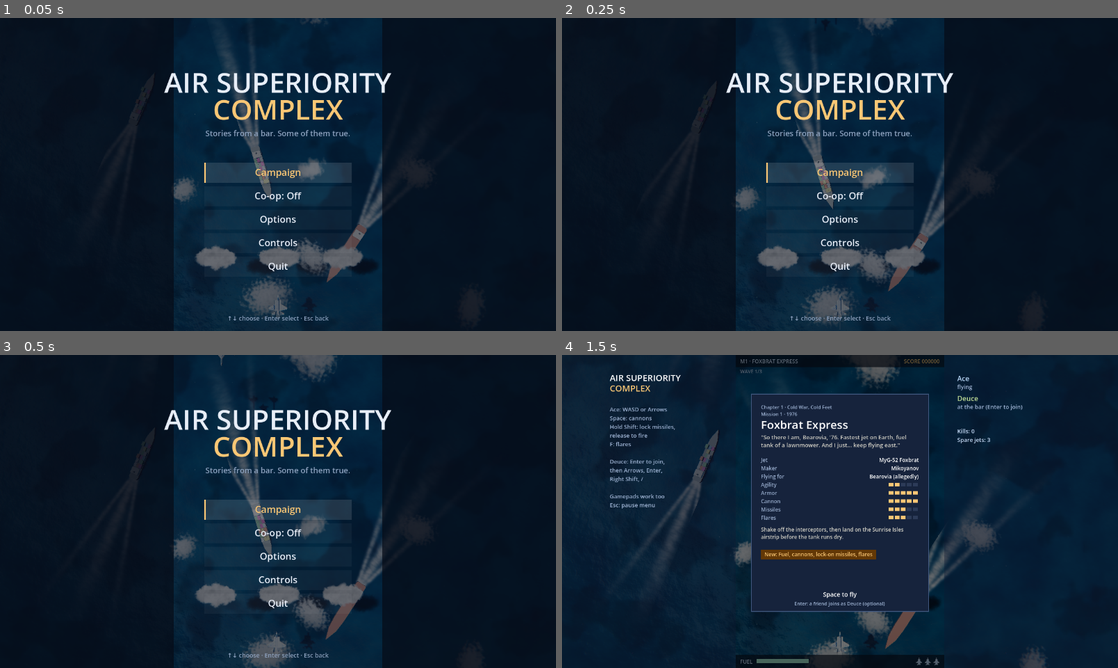
Above: before the commit, frames 1-4 (two rows, left to right).
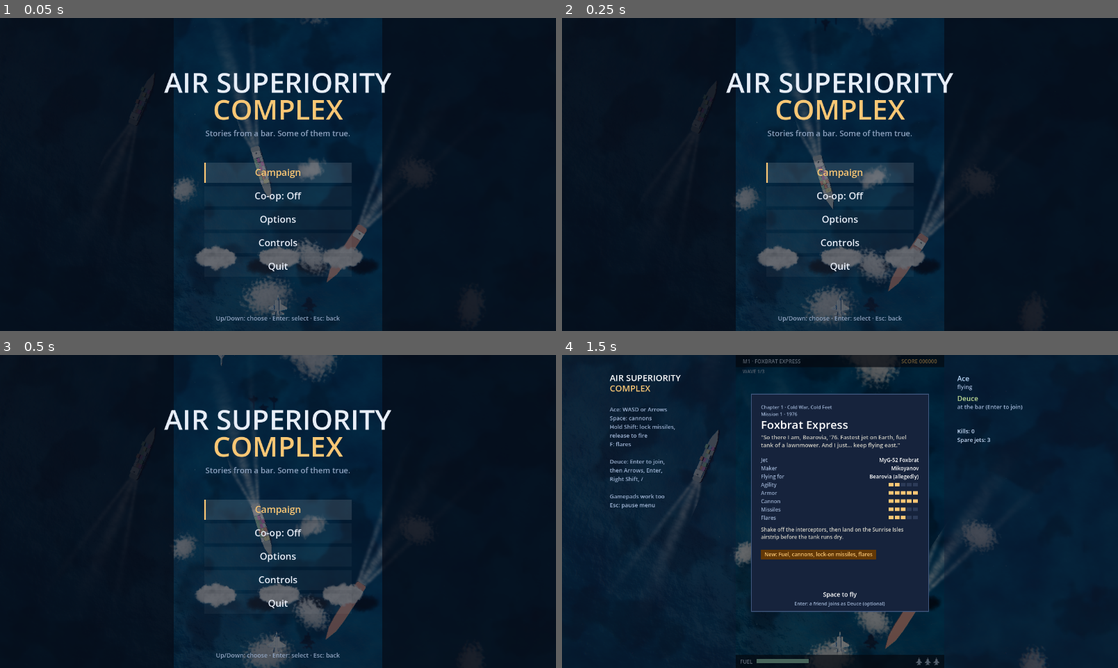
Above: after the commit, the same moments.

Repository: ahab94/air-superiority-complex
Game: Godot game, scene res://scenes/main.tscn
Two runs of this game, one before a commit and one after it. Both use one fixed random seed, a clock stepped at 60 frames per second and the inputs below.
Inputs (mouse positions are in pixels of both pictures, inside the frame that each line leads up to):
- Up to frame 1 (0.05 s): no input
- Up to frame 2 (0.25 s): no input
- Up to frame 3 (0.5 s): no input
- Up to frame 4 (1.5 s): tap Enter (p2_fire) at 0.5 s; move the mouse to (962, 495) at 0.52 s; hold D (p1_right) 0.53-1.25 s; tap Space (p1_fire) at 0.6 s; click (962, 495) at 0.67 s; tap R (retry) at 1.25 s; drag from (728, 527) to (812, 574) at 1.27 s

The runs differ from the first frame. In frame 1, 0.5% of the frame differs, in the area x 38-69%, y 21-98%; in frame 2, 0.5%, in the area x 38-69%, y 23-98%; in frame 3, 0.5%; in frame 4, 0.3%.

Commit message:
Touch controls, smoother ground, web polish, video tools
- On-screen controls for touch screens (stick, fire, missile, flare, pause)
- Ground objects, ships, clouds and trails move exactly with the terrain;
  anti-aliased thin terrain lines; no terrain self-shadow; no film grain
- Web: brighter Compatibility renderer, lighter shadows; fixed menu glyphs
- Clear leftover effects between missions; ship colours; softer wakes
- --reckless and --log-events for recording; tools/video pipeline

Co-Authored-By: Claude Opus 5.5 <noreply@anthropic.com>

Diff:
--- a/scripts/autopilot.gd
+++ b/scripts/autopilot.gd
@@ -16,6 +16,9 @@
 
 var _last_x := [-1.0, -1.0]
 var _holding := [false, false]   # holding the missile button to build locks
+## For trailer gags: fly without dodging, shooting or flares, and steer the
+## parachute to the wrong side.
+var reckless := false
 
 
 func decide(sim, i: int) -> Dictionary:
@@ -25,7 +28,10 @@
 		_holding[i] = false
 		if p.has_chute and sim.level.get("tea", false):
 			# Steer the parachute home (and away from the tea).
-			var home_x: float = Sim.W * (0.25 if String(sim.level.get("home", "left")) == "left" else 0.75)
+			var home_left: bool = String(sim.level.get("home", "left")) == "left"
+			if reckless:
+				home_left = not home_left
+			var home_x: float = Sim.W * (0.25 if home_left else 0.75)
 			out.move = Vector2(clampf((home_x - Vector2(p.chute).x) / 20.0, -1.0, 1.0), 0)
 		return out
 	var pos: Vector2 = p.pos
@@ -64,7 +70,7 @@
 			cost += 0.25 * absf(x - _last_x[i])   # don't dither between two spots
 		if mate_on:
 			cost += maxf(0.0, 40.0 - absf(x - mate_pos.x)) * 3.0
-		var hit := _first_hit(sim, pos, Vector2(x, goal_y), jet)
+		var hit := -1 if reckless else _first_hit(sim, pos, Vector2(x, goal_y), jet)
 		if hit >= 0:
 			cost += 10000.0 + (HORIZON - hit) * 100.0
 		if cost < best_cost:
@@ -93,10 +99,10 @@
 	# Afterburner jets run from missiles, but not into an overheat.
 	if float(jet.boost) > 0.0 and closest < 300.0 and float(p.heat) < 0.85 and float(p.overheat) <= 0.0:
 		out.move.y = -1.0
-	if closest < 200.0 and float(p.flare_cd) <= 0.0:
+	if closest < 200.0 and float(p.flare_cd) <= 0.0 and not reckless:
 		out.flare = true
 
-	if sim.phase == "fight" and armed:
+	if sim.phase == "fight" and armed and not reckless:
 		if float(jet.gun) > 0.0 and sim.level.get("player_guns", true) and not sim.cloud_between(pos.x, pos.y - 20.0, 0.0):
 			for e in sim.enemies:
 				if sim.engageable(e.pos) and absf(_lead(sim, pos, e).x - pos.x) < Vector2(e.half).x - 2.0:
--- a/scripts/fx3d.gd
+++ b/scripts/fx3d.gd
@@ -15,6 +15,16 @@
 var _flashes: Array = []     # [node, life left]
 var _puff: GradientTexture2D
 var _flash_mat: StandardMaterial3D
+
+
+## A new mission: drop every effect still playing from the last one (wrecks
+## still falling from the title-screen demo would otherwise streak by).
+func clear_all() -> void:
+	for c in get_children():
+		c.queue_free()
+	_wrecks.clear()
+	_drifters.clear()
+	_flashes.clear()
 
 
 func update(delta: float, airspeed: float, sea_speed: float) -> void:
--- a/scripts/game.gd
+++ b/scripts/game.gd
@@ -153,6 +153,7 @@
 	level_index = n
 	sim = Sim.new(Levels.LIST[n], start_players)
 	pilot = Autopilot.new()
+	pilot.reckless = opts.has("reckless")
 	view.reset(sim)
 	_scroll_prev = 0.0
 	_scroll_now = 0.0
@@ -425,7 +426,16 @@
 		"rearm": sound.play("lock_ok", -10.0)
 
 
+const LOGGED := ["kill", "player_hit", "player_damaged", "missile", "lock", "enemy_lock", "enemy_missile",
+	"emissile_hit", "flares", "decoyed", "flak", "photo", "overheat", "combo", "switch", "tea", "home",
+	"wave", "wave_clear", "approach", "rescue", "win", "lose", "roe"]
+
 func _consume_events() -> void:
+	if opts.has("log-events"):
+		# For video editing: game time (since launch) of each notable moment.
+		for e in sim.events:
+			if e.e in LOGGED:
+				print("EVENT %.2f %s %s" % [_t, e.e, str(e.get("boss", "")) if e.e == "kill" else ""])
 	for e in sim.events:
 		view.handle(e, sim)
 		_event_sound(e)
@@ -734,8 +744,8 @@
 func _draw_hud() -> void:
 	var lv: Dictionary = sim.level
 	draw_rect(Rect2(0, 0, Sim.W, 28), Color(Art.OUTER, 0.7))
-	_text(Vector2(10, 19), "M%d · %s" % [level_index + 1, String(lv.name).to_upper()], 12, Art.HUD_TEXT)
-	_text(Vector2(Sim.W - 210, 19), "SCORE %06d" % sim.score, 12, Art.GOLD, HORIZONTAL_ALIGNMENT_RIGHT, 200)
+	_text(Vector2(16, 19), "M%d · %s" % [level_index + 1, String(lv.name).to_upper()], 12, Art.HUD_TEXT)
+	_text(Vector2(Sim.W - 216, 19), "SCORE %06d" % sim.score, 12, Art.GOLD, HORIZONTAL_ALIGNMENT_RIGHT, 200)
 	draw_rect(Rect2(0, Sim.H - 30, Sim.W, 30), Color(Art.OUTER, 0.7))
 	if float(lv.get("fuel_rate", 0.0)) > 0.0:
 		_text(Vector2(10, Sim.H - 10), "FUEL", 12, Art.HUD_TEXT)
@@ -749,7 +759,7 @@
 		if frac < 0.35:
 			_text(Vector2(176, Sim.H - 10), "FUMES", 12, col)
 	else:
-		_text(Vector2(10, Sim.H - 10), String(sim.jet.name).to_upper(), 11, Color(Art.HUD_TEXT, 0.8))
+		_text(Vector2(16, Sim.H - 10), String(sim.jet.name).to_upper(), 11, Color(Art.HUD_TEXT, 0.8))
 	for k in sim.lives:
 		Art.jet(self, "foxbrat", Vector2(Sim.W - 18 - k * 20, Sim.H - 15), 0.0, Art.P_COLORS[0], 0.4)
 	# Objective line under the top bar.
@@ -765,7 +775,7 @@
 				obj = "LAND ON THE STRIP"
 			elif not lv.waves.is_empty():
 				obj = "WAVE %d/%d" % [sim.wave + 1, lv.waves.size()]
-	_text(Vector2(10, 42), obj, 11, Color(Art.HUD_TEXT, 0.9))
+	_text(Vector2(16, 42), obj, 11, Color(Art.HUD_TEXT, 0.9))
 	if lv.get("claims", false):
 		_text(Vector2(Sim.W - 290, 42), "KILLS %d · CLAIMED %d" % [sim.kills, sim.claims], 11, Art.GOLD, HORIZONTAL_ALIGNMENT_RIGHT, 280)
 	if lv.has("wind"):
--- a/scripts/menu.gd
+++ b/scripts/menu.gd
@@ -232,7 +232,7 @@
 	_str(Vector2(0, y + 62 * s), "COMPLEX", 64 * s, ACCENT, HORIZONTAL_ALIGNMENT_CENTER, vs.x)
 	_str(Vector2(0, y + 100 * s), "Stories from a bar. Some of them true.", 18 * s, DIM, HORIZONTAL_ALIGNMENT_CENTER, vs.x)
 	_menu_items(Vector2(cx - 170 * s, y + 160 * s), 340 * s, s)
-	_str(Vector2(0, vs.y - 24 * s), "↑↓ choose · Enter select · Esc back", 14 * s, DIM, HORIZONTAL_ALIGNMENT_CENTER, vs.x)
+	_str(Vector2(0, vs.y - 24 * s), "Up/Down: choose · Enter: select · Esc: back", 14 * s, DIM, HORIZONTAL_ALIGNMENT_CENTER, vs.x)
 
 
 func _draw_list(vs: Vector2, s: float, title: String, hint: String) -> void:
@@ -302,7 +302,7 @@
 			_str(Vector2(dx + 110 * s, ry), row[1], 16 * s, TEXT, HORIZONTAL_ALIGNMENT_LEFT, dw - 110 * s)
 			ry += 28 * s
 		draw_multiline_string(_font, Vector2(dx, ry + 20 * s), "\"" + String(lv.quote) + "\"", HORIZONTAL_ALIGNMENT_LEFT, dw, int(16 * s), -1, Color("d3d1c7"))
-	_str(Vector2(0, vs.y - 24 * s), "↑↓ choose · Enter fly · Esc back", 14 * s, DIM, HORIZONTAL_ALIGNMENT_CENTER, vs.x)
+	_str(Vector2(0, vs.y - 24 * s), "Up/Down: choose · Enter: fly · Esc: back", 14 * s, DIM, HORIZONTAL_ALIGNMENT_CENTER, vs.x)
 
 
 func _draw_options(vs: Vector2, s: float) -> void:
@@ -328,7 +328,7 @@
 				draw_rect(br, ACCENT if b < v else Color(1, 1, 1, 0.15))
 		else:
 			_str(r.position + Vector2(0, h * 0.66), String(_items[k][0]), 20 * s, col, HORIZONTAL_ALIGNMENT_CENTER, w)
-	_str(Vector2(0, vs.y - 24 * s), "←→ adjust · Esc back", 14 * s, DIM, HORIZONTAL_ALIGNMENT_CENTER, vs.x)
+	_str(Vector2(0, vs.y - 24 * s), "Left/Right: adjust · Esc: back", 14 * s, DIM, HORIZONTAL_ALIGNMENT_CENTER, vs.x)
 
 
 func _draw_controls(vs: Vector2, s: float) -> void:
--- a/scripts/scene3d.gd
+++ b/scripts/scene3d.gd
@@ -453,6 +453,10 @@
 	runway.visible = false
 	land_t = 0.0
 	_last_scroll = 0.0
+	fx.clear_all()
+	for tr in dying_trails:
+		tr.node.queue_free()
+	dying_trails.clear()
 	_cloud_sig = -1
 	for i in 2:
 		_prev[i] = sim.players[i].pos
--- a/scripts/ships.gd
+++ b/scripts/ships.gd
@@ -90,6 +90,7 @@
 	st.generate_normals()
 	var mat := StandardMaterial3D.new()
 	mat.vertex_color_use_as_albedo = true
+	mat.vertex_color_is_srgb = true      # the hull colours above are screen colours
 	mat.roughness = 0.7
 	mat.cull_mode = BaseMaterial3D.CULL_DISABLED
 	var mi := MeshInstance3D.new()
--- a/shaders/terrain.gdshader
+++ b/shaders/terrain.gdshader
@@ -84,7 +84,11 @@
 	vec2 q = p * 0.9;
 	vec2 b = floor(q);
 	vec2 f = fract(q) - 0.5;
-	float house = step(0.5, hash(b)) * (1.0 - smoothstep(0.18, 0.38, max(abs(f.x), abs(f.y))));
+	// Each house gets its own size and offset, so a village isn't a grid.
+	vec2 jitter = (vec2(hash(b + 2.3), hash(b + 8.9)) - 0.5) * 0.3;
+	float size = 0.16 + hash(b + 4.4) * 0.2;
+	vec2 g = abs(f - jitter);
+	float house = step(0.45, hash(b)) * (1.0 - smoothstep(size, size + 0.12, max(g.x, g.y * (0.7 + hash(b + 1.7) * 0.6))));
 	roofs = area * house;
 	vec2 lq = p * 0.6;
 	float lamp = step(0.72, hash(floor(lq) + 9.0)) * (1.0 - smoothstep(0.0, 0.3, length(fract(lq) - 0.5)));
--- a/shaders/wake.gdshader
+++ b/shaders/wake.gdshader
@@ -5,7 +5,7 @@
 
 uniform sampler2D noise_tex;
 uniform float spread = 0.32;
-uniform float strength = 1.0;
+uniform float strength = 0.55;
 
 void fragment() {
 	float y = UV.y;
Not shown, changed: CLAUDE.md
Not shown, added: tools/video/make_video_audio.py
Not shown, added: tools/video/make_videos.py
Not shown, added: tools/video/record_footage.sh
